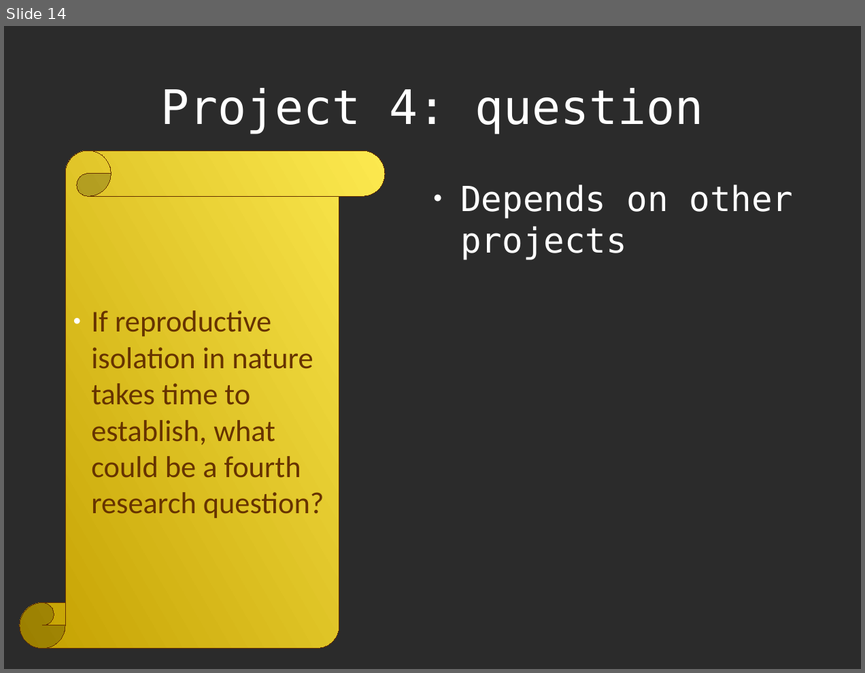
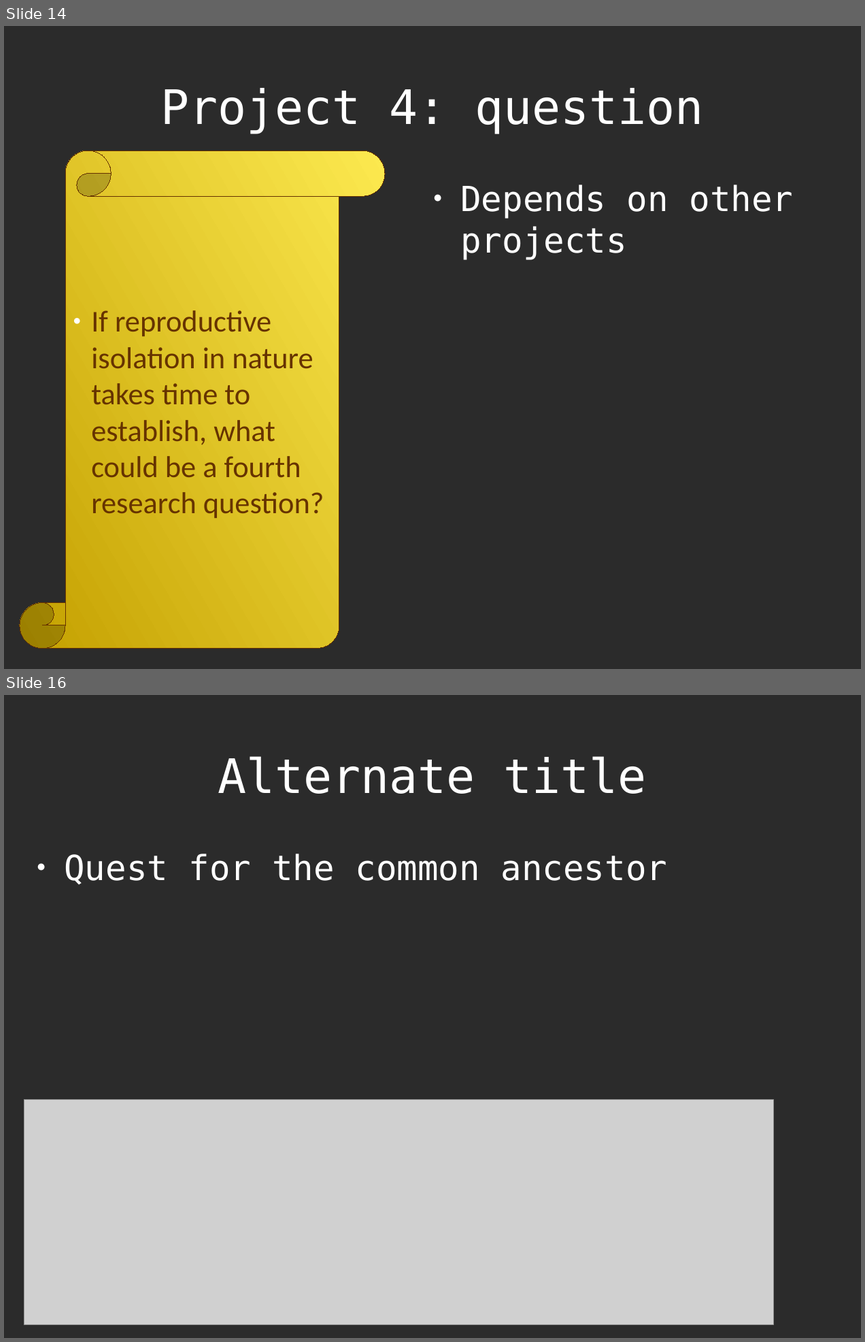
Before and after one commit to richelbilderbeek/Science, a slide deck: Bilderbeek20160926TeceMeeting/20160926TeceMeeting.odp. Shown one above the other, each under a label of ours: slide 14 before the commit, slides 14 and 16 after it; the slides between them are not shown. The pictures are 865x673 and 865x1342 pixels, drawn with LibreOffice and Linux fonts; fonts in the diff are those of the drawing; grey boxes stand for pictures; background and template pictures are left out; a plain dark background stands for a picture behind light text. Boxes give left, top, right and bottom in pixels: in the first picture for what was removed or moved away, otherwise in the second. Text is boxed around its words. In the diff, an @@ line names an element or a change of style, - is before the commit and + after.

```diff
--- a/Bilderbeek20160926TeceMeeting/20160926TeceMeeting.odp
+++ b/Bilderbeek20160926TeceMeeting/20160926TeceMeeting.odp
@@ slide 16 added at box(4, 695, 861, 1338), background picture (left out) @@
@@ title added at box(218, 756, 647, 794), 44 pt, text #FFFFFF @@
+Alternate title
@@ text added at box(64, 853, 668, 885), 32 pt, text #FFFFFF @@
+● Quest for the common ancestor
@@ picture added at box(24, 1100, 774, 1325) @@
```
Also in this commit, not shown: 2 slides changed, 1 other file.
